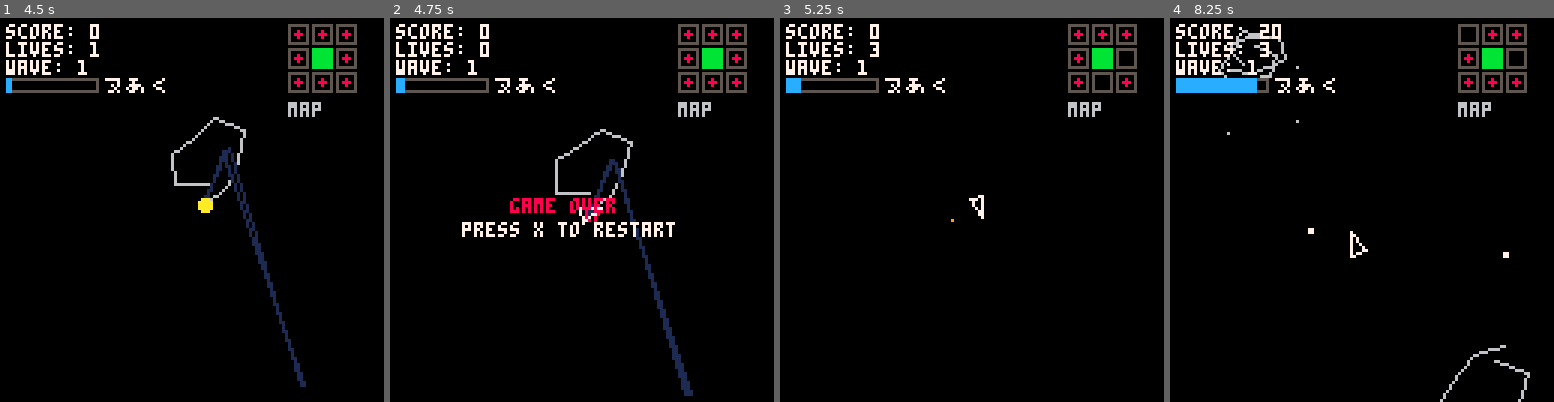
Above: before the commit, frames 1-4 (left to right).
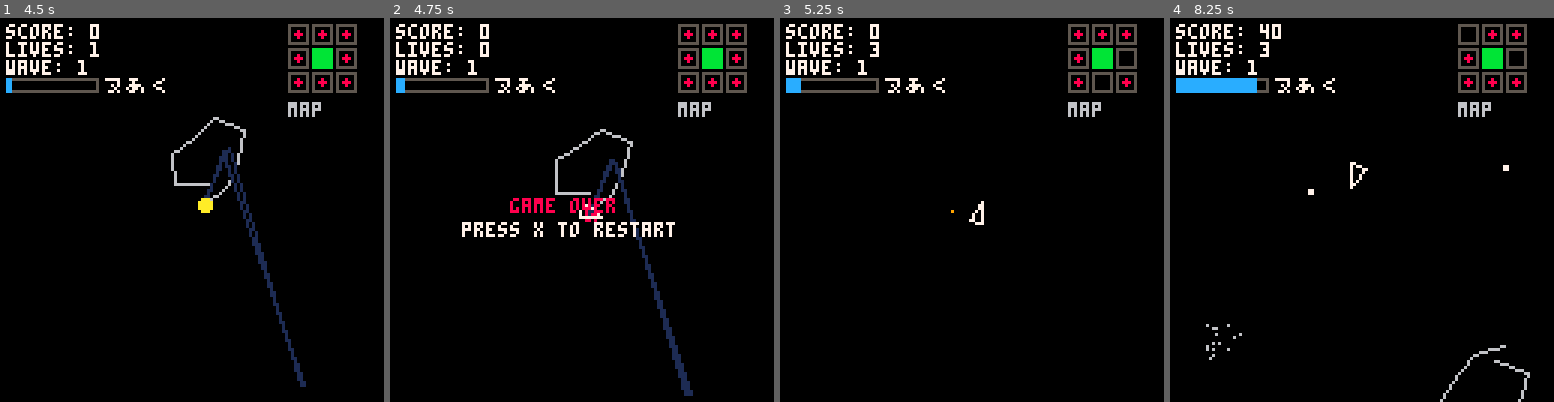
Above: after the commit, the same moments.

Repository: mcBerg/blastroids2
Game: PICO-8 cartridge blastroids2.p8
Same seed, same stepped clock (60 frames per second), same inputs: the game is played once before the commit and once after it.
Inputs:
- Up to frame 1 (4.5 s): tap X (X key) at 0.33, 1.07, 1.85, 2.97, 4.08 s; tap O (Z key) at 0.7, 1.7, 2.1, 2.5, 2.9, 3.3, 3.7, 4.1 s; hold Right 1.6-2.1 s; hold Up 2.15-2.42 s; hold Right 2.47-3.03 s; hold Left 3.08-3.58 s; hold Right from 4.02 s (still down)
- Up to frame 2 (4.75 s): tap O (Z key) at 4.5 s; release Right at 4.68 s; hold Up from 4.73 s (still down)
- Up to frame 3 (5.25 s): tap O (Z key) at 4.9 s; release Up at 5.03 s; hold Left from 5.08 s (still down); tap X (X key) at 5.2 s
- Up to frame 4 (8.25 s): tap O (Z key) every 0.4 s from 5.3 to 8.1 s; release Left at 5.68 s; hold Right 6.08-6.58 s; tap X (X key) at 6.32, 7.43 s; hold Right 6.63-7.13 s; hold Up 7.18-7.45 s; hold Right 7.5-8.07 s; hold Left from 8.12 s (still down)

Frame 1 is identical in both runs. In frame 2, 0.1% of the frame differs, in the area x 49-56%, y 48-54%; in frame 3, 0.1%; in frame 4, 0.9%, in the area x 9-89%, y 1-90%.

Commit message:
fix: swap left/right controls to correct direction

Diff:
--- a/blastroids2.p8
+++ b/blastroids2.p8
@@ -232,10 +232,10 @@
 
     -- handle input
     if btn(0) then -- left
+        player.angle += player.turn_speed
+    end
+    if btn(1) then -- right
         player.angle -= player.turn_speed
-    end
-    if btn(1) then -- right
-        player.angle += player.turn_speed
     end
     if btn(2) then -- up (thrust)
         player.dx += cos(player.angle) * player.thrust
